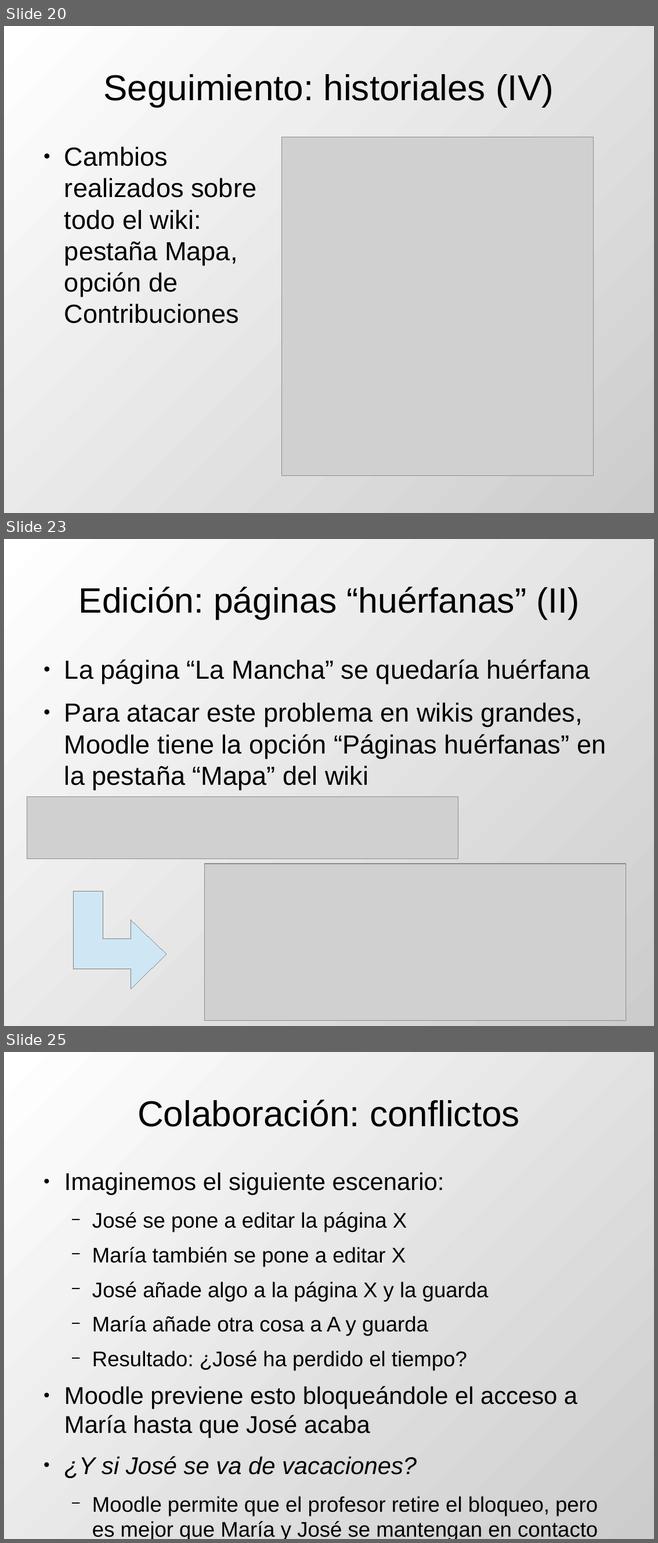
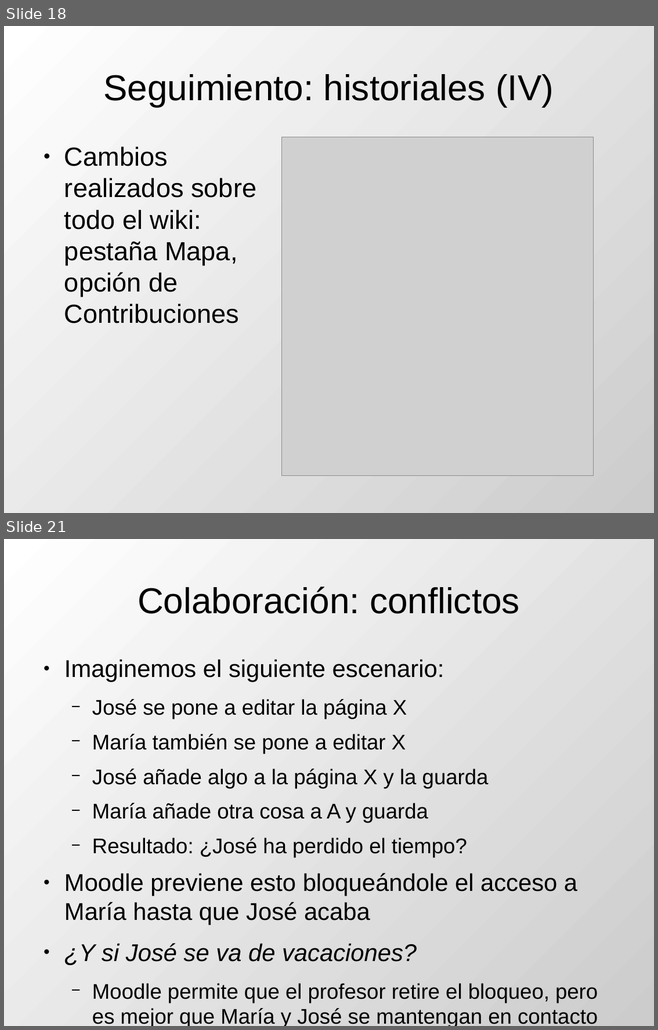
Before and after one commit to DrPantera/wikis4education, a slide deck: uca-2017/tema-3-WikisEnMoodle.odp. Shown one above the other, each under a label of ours: slides 20, 23 and 25 before the commit, slides 18 and 21 after it; the slides between them are not shown. The pictures are 658x1543 and 658x1030 pixels, drawn with LibreOffice and Linux fonts; fonts in the diff are those of the drawing; grey boxes stand for pictures. Boxes give left, top, right and bottom in pixels: in the first picture for what was removed or moved away, otherwise in the second. Text is boxed around its words. In the diff, an @@ line names an element or a change of style, - is before the commit and + after.

```diff
--- a/uca-2017/tema-3-WikisEnMoodle.odp
+++ b/uca-2017/tema-3-WikisEnMoodle.odp
@@ slide 23 removed at bbox=[4, 539, 654, 1026], background gradient #FFFFFF to #CCCCCC @@
@@ title removed at bbox=[79, 587, 579, 620] @@
-Edición: páginas “huérfanas” (II)
@@ text removed at bbox=[64, 659, 605, 790] @@
-● La página “La Mancha” se quedaría huérfana
-● Para atacar este problema en wikis grandes, Moodle tiene la opción “Páginas huérfanas” en la pestaña “Mapa” del wiki
@@ picture removed at bbox=[27, 797, 458, 859] @@
@@ picture removed at bbox=[205, 864, 626, 1021] @@
@@ freeform shape removed at bbox=[74, 892, 166, 988] @@
@@ what was slide 20 is now slide 18 @@
@@ what was slide 25 is now slide 21 @@
```
Also in this commit, not shown: 7 slides changed, 3 other slides removed, 7 other files.
